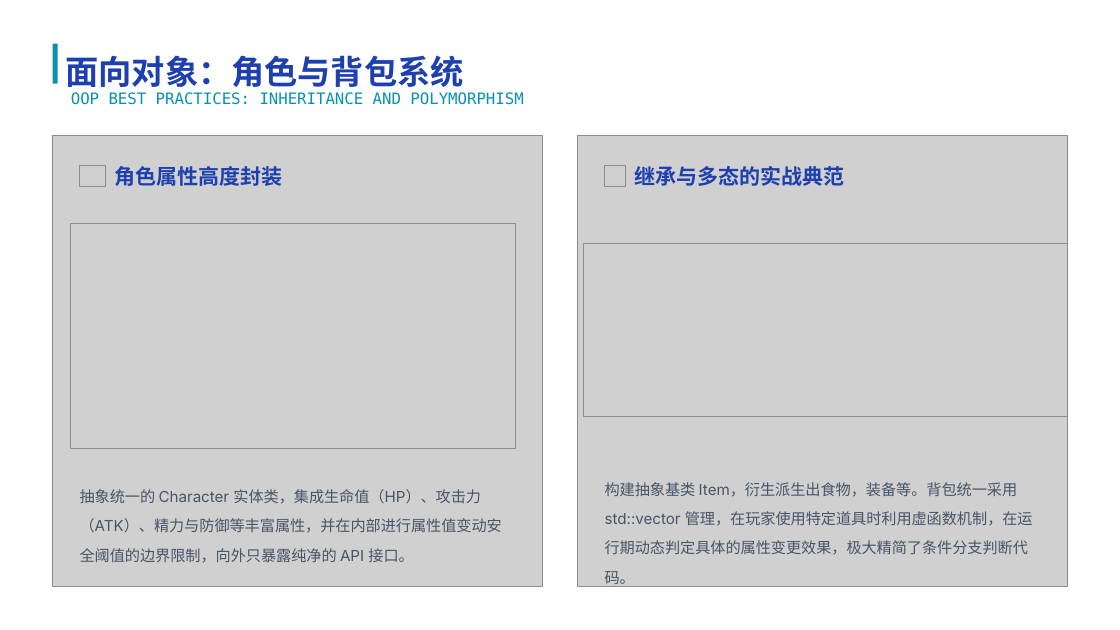
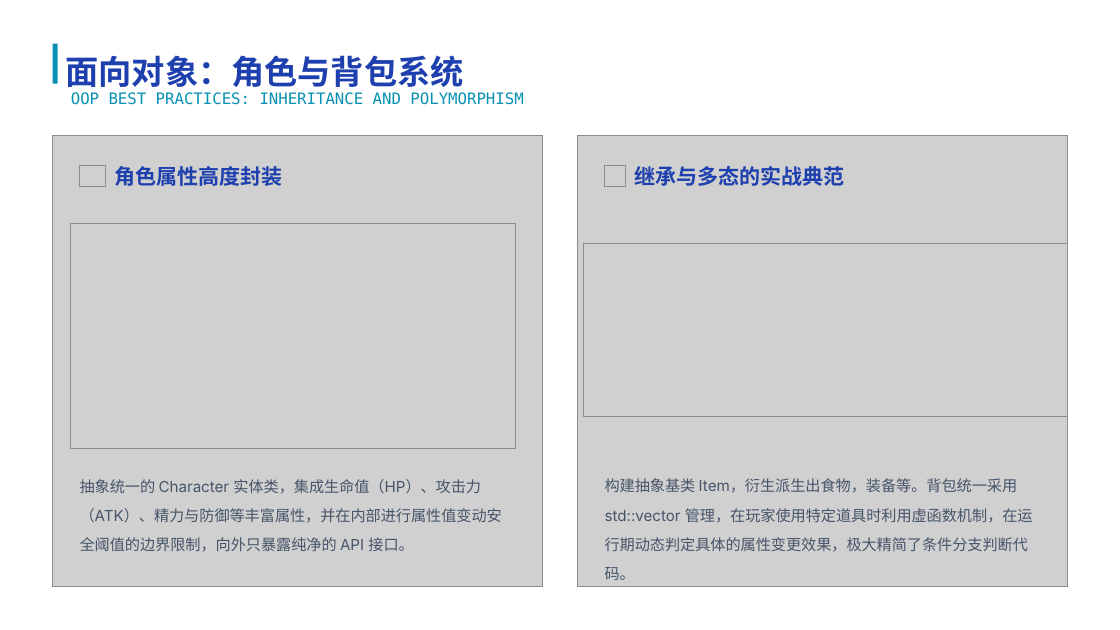
Before and after one commit to luqie0106/CampusRPG_Simultaneously, a slide deck: slide 7 of 校园RPG：大学生存物语项目答辩.pptx. Drawn at 1120x630 pixels with LibreOffice and Linux fonts; fonts in the diff are those of the drawing; grey boxes stand for pictures; background and template pictures are left out. Boxes give left, top, right and bottom in pixels: in the first picture for what was removed or moved away, otherwise in the second. Text is boxed around its words. In the diff, an @@ line names an element or a change of style, - is before the commit and + after.

```diff
--- a/校园RPG：大学生存物语项目答辩.pptx
+++ b/校园RPG：大学生存物语项目答辩.pptx
@@ text "抽象统一的 Character 实体类，集成生命值（HP）、攻击力（ATK）、精力与防御等丰富属性，并在内部进行属性值变 ..." moved from (x1=80, y1=489, x2=502, y2=563) to (x1=80, y1=479, x2=502, y2=552) @@
@@ text "构建抽象基类 Item，衍生派生出食物，装备等。背包统一采用 std::vector 管理，在玩家使用特定道具时利用虚函 ..." moved from (x1=605, y1=482, x2=1033, y2=587) to (x1=605, y1=478, x2=1033, y2=580) @@
```
Also in this commit, not shown: 5 other slides changed.
